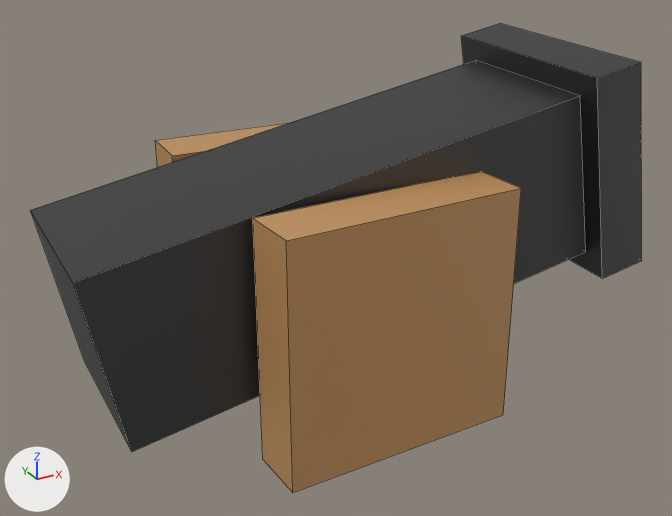
Before and after pictures for a commit that changed the Blender file Assets/Models/Turret/Cannon.blend.
Both versions are drawn from a 50 mm lens placed at (-2.97, -4.85, 2.72), pointed at (-0.25, 0.11, 0.24). The axes (+X, +Y, +Z) are drawn at lower left. The lights are the same throughout. Mesh edges are drawn as thin lines.

Objects in the first picture: 'Body', 'Wheel'.
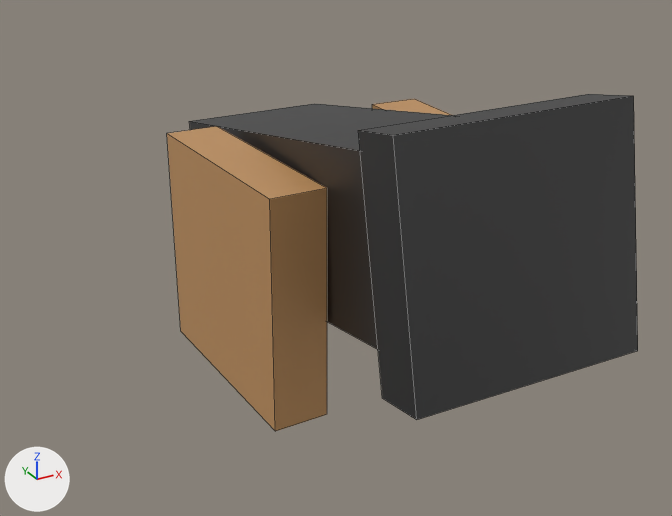
The edits, one by one:
me_cube_001 has 16 vertices, 12 faces and spans x -1.06..1.28, y -1.53..1.91, z -1.2..1.41.
me_cube_001 is used by ob_body; location (-0.384, 0.012, 0.488); rotation (1.571, 0.0, 0.0), in degrees (90, 0, 0); scale (1.61, 0.557, 0.557).
me_cube_001 part 1: the whole mesh is scaled about its middle by (1.61, 0.557, 0.557), then moved by (-0.31, 0.4, -0.06).
me_cube_002 has 8 vertices, 6 faces and spans x -1.01..1.01, y -4.12..4.12, z -0.29..0.29.
me_cube_002 is used by ob_wheel; location (-0.374, 0.796, 0.176); rotation (1.571, 0.0, 0.0), in degrees (90, 0, 0); scale (0.764, 0.186, 0.764).
me_cube_002 part 2: the whole mesh is scaled about its middle by (0.764, 0.186, 0.764), then moved by (-0.37, 0.18, -0.8).
Object 'Body' (ob_body) is rescaled from (1.61, 0.557, 0.557) to (1.0, 1.0, 1.0).
Object 'Body' (ob_body) moves from (-0.384, 0.012, 0.488) to (0.0, 0.0, 0.0).
Object 'Body' (ob_body) turns from (90, 0, 0) to (90, 0, 270) degrees about x, y and z.
Object 'Wheel' (ob_wheel) is rescaled from (0.764, 0.186, 0.764) to (1.0, 1.0, 1.0).
Object 'Wheel' (ob_wheel) moves from (-0.374, 0.796, 0.176) to (0.0, 0.0, 0.0).
Object 'Wheel' (ob_wheel) turns from (90, 0, 0) to (90, 0, -90) degrees about x, y and z.

Location of each change, (x1, y1, x2, y2) in pixels of the pictures (672 x 516 px):
'Body', moved, turned, rescaled
    before: (31, 23, 642, 452)
    after: (189, 94, 638, 420)
'Wheel', moved, turned, rescaled
    before: (155, 123, 521, 493)
    after: (167, 99, 451, 431)
